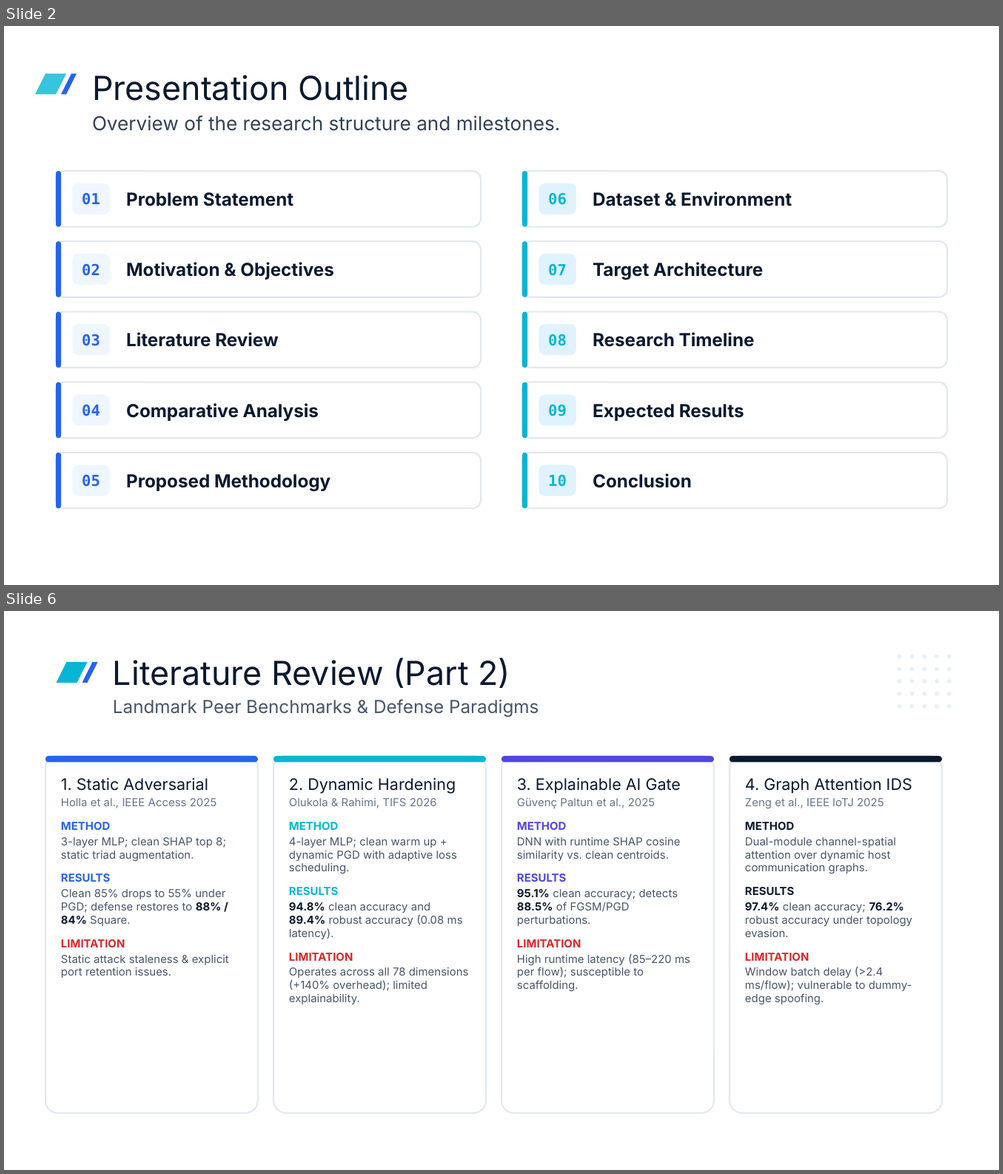
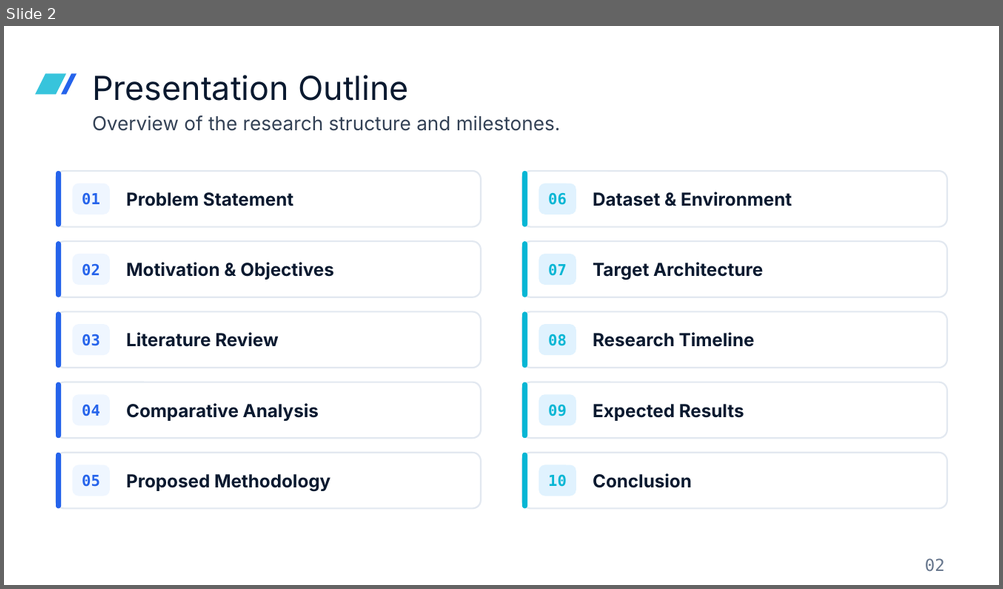
Before and after one commit to sadman128/aml_rocm_native, a slide deck: docs/pre_defense/predefense.pptx. Shown one above the other, each under a label of ours: slides 2 and 6 before the commit, slide 2 after it; the slides between them are not shown. The pictures are 1003x1174 and 1003x589 pixels, drawn with LibreOffice and Linux fonts; fonts in the diff are those of the drawing; background and template pictures are left out. Boxes give left, top, right and bottom in pixels: in the first picture for what was removed or moved away, otherwise in the second. Text is boxed around its words. In the diff, an @@ line names an element or a change of style, - is before the commit and + after.

```diff
--- a/docs/pre_defense/predefense.pptx
+++ b/docs/pre_defense/predefense.pptx
@@ slide 6 removed at bbox=[4, 611, 999, 1170], background picture (left out) @@
@@ freeform shape removed at bbox=[57, 662, 88, 683] @@
@@ freeform shape removed at bbox=[82, 662, 99, 683] @@
@@ text removed at bbox=[113, 658, 538, 717] @@
-Literature Review (Part 2)
-Landmark Peer Benchmarks & Defense Paradigms
@@ group removed at bbox=[897, 655, 950, 709]: 25 ellipses @@
@@ rounded rectangle removed at bbox=[45, 756, 259, 1113] @@
@@ rounded rectangle removed at bbox=[45, 756, 259, 762] @@
@@ rounded rectangle removed at bbox=[273, 756, 486, 1113] @@
@@ rounded rectangle removed at bbox=[273, 756, 486, 762] @@
@@ rounded rectangle removed at bbox=[501, 756, 714, 1113] @@
@@ rounded rectangle removed at bbox=[501, 756, 714, 762] @@
@@ rounded rectangle removed at bbox=[729, 756, 942, 1113] @@
@@ rounded rectangle removed at bbox=[729, 756, 942, 762] @@
@@ text removed at bbox=[61, 778, 229, 978] @@
-1. Static Adversarial
-Holla et al., IEEE Access 2025
-METHOD
-3-layer MLP; clean SHAP top 8; static triad augmentation.
-RESULTS
-Clean 85% drops to 55% under PGD; defense restores to 88% / 84% Square.
-LIMITATION
-Static attack staleness & explicit port retention issues.
@@ text removed at bbox=[289, 778, 469, 1005] @@
-2. Dynamic Hardening
-Olukola & Rahimi, TIFS 2026
-METHOD
-4-layer MLP; clean warm up + dynamic PGD with adaptive loss scheduling.
-RESULTS
-94.8% clean accuracy and 89.4% robust accuracy (0.08 ms latency).
-LIMITATION
-Operates across all 78 dimensions (+140% overhead); limited explainability.
@@ text removed at bbox=[517, 778, 690, 991] @@
-3. Explainable AI Gate
-Güvenç Paltun et al., 2025
-METHOD
-DNN with runtime SHAP cosine similarity vs. clean centroids.
-RESULTS
-95.1% clean accuracy; detects 88.5% of FGSM/PGD perturbations.
-LIMITATION
-High runtime latency (85–220 ms per flow); susceptible to scaffolding.
@@ text removed at bbox=[745, 778, 912, 1005] @@
-4. Graph Attention IDS
-Zeng et al., IEEE IoTJ 2025
-METHOD
-Dual-module channel-spatial attention over dynamic host communication graphs.
-RESULTS
-97.4% clean accuracy; 76.2% robust accuracy under topology evasion.
-LIMITATION
-Window batch delay (>2.4 ms/flow); vulnerable to dummy-edge spoofing.
@@ slide 2 changed as well @@
@@ text added at bbox=[925, 559, 945, 572], 12 pt, text #64748B @@
+02
```
Also in this commit, not shown: 11 other slides changed, 3 slides added, 1 other slide removed, 53 other files.
